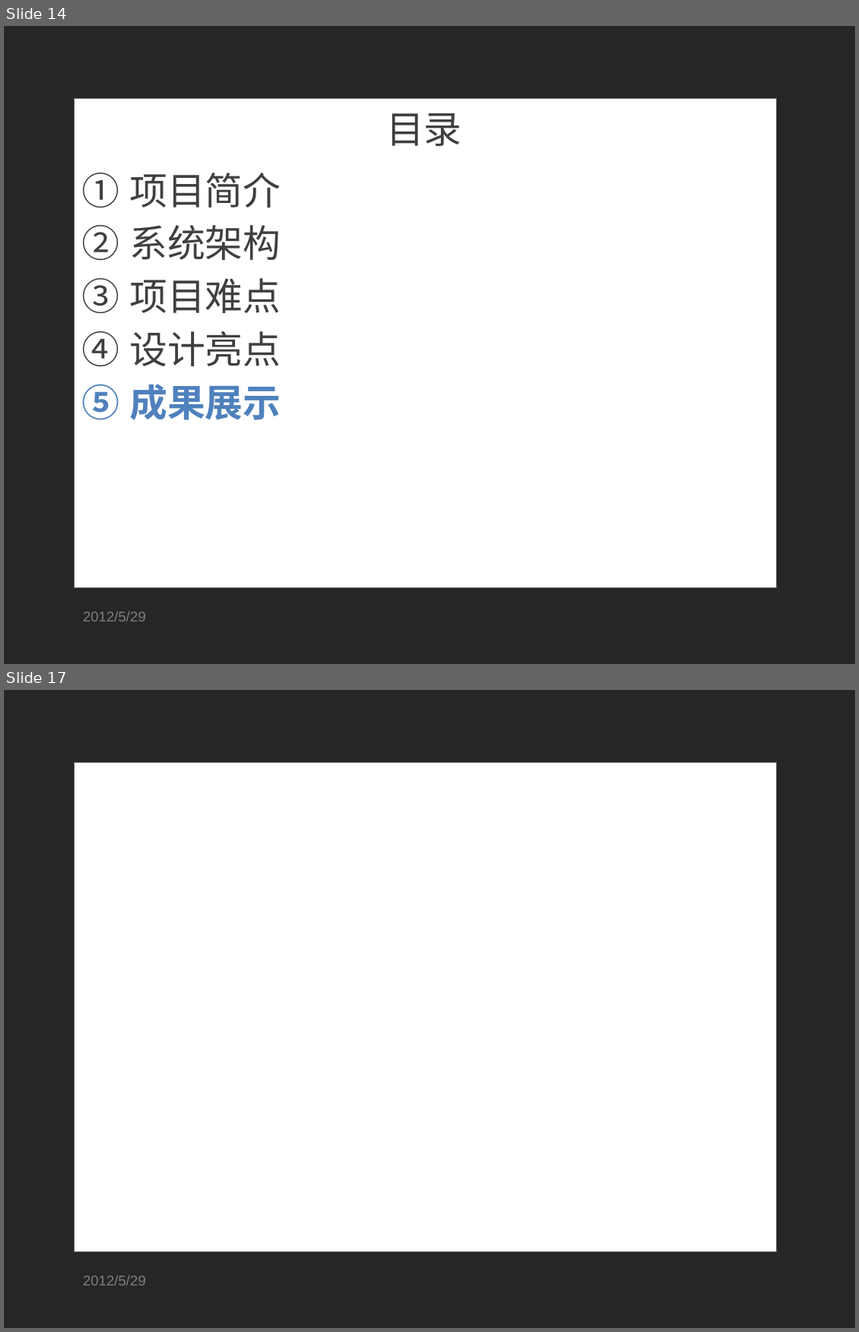
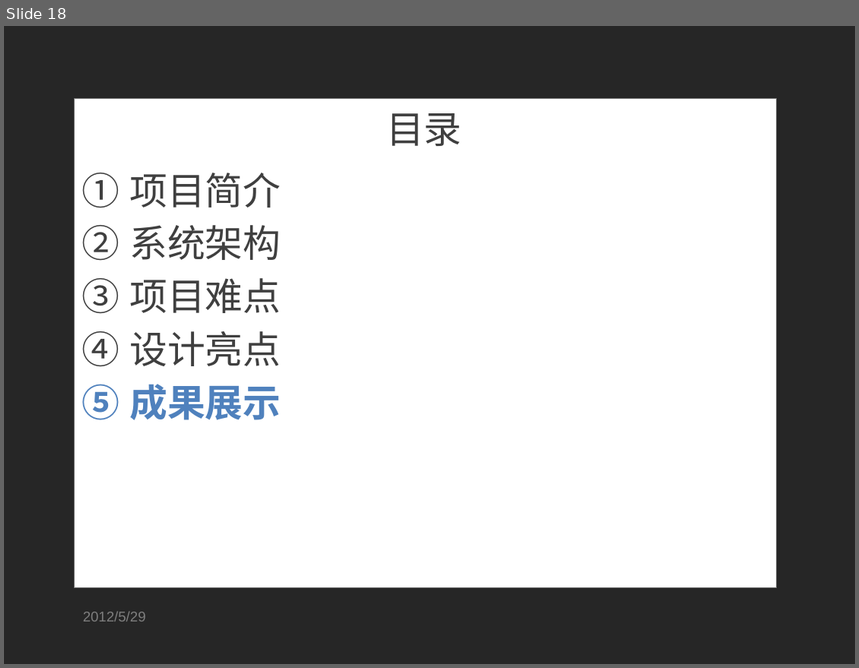
Before and after one commit to SoSkyrim/ricky-tan, a slide deck: work/毕业设计_答辩.pptx. Shown one above the other, each under a label of ours: slides 14 and 17 before the commit, slide 18 after it; the slides between them are not shown. The pictures are 859x1332 and 859x668 pixels, drawn with LibreOffice and Linux fonts; fonts in the diff are those of the drawing; background and template pictures are left out. Boxes give left, top, right and bottom in pixels: in the first picture for what was removed or moved away, otherwise in the second. Text is boxed around its words. In the diff, an @@ line names an element or a change of style, - is before the commit and + after.

```diff
--- a/work/毕业设计_答辩.pptx
+++ b/work/毕业设计_答辩.pptx
@@ slide 17 removed at [4,690,855,1328], background picture (left out); not listed: 1 template element that a slide beside it also shows @@
@@ text removed at [83,1275,146,1286] @@
-2012/5/29
@@ what was slide 14 is now slide 18 @@
```
Also in this commit, not shown: 3 slides changed, 4 slides added.
